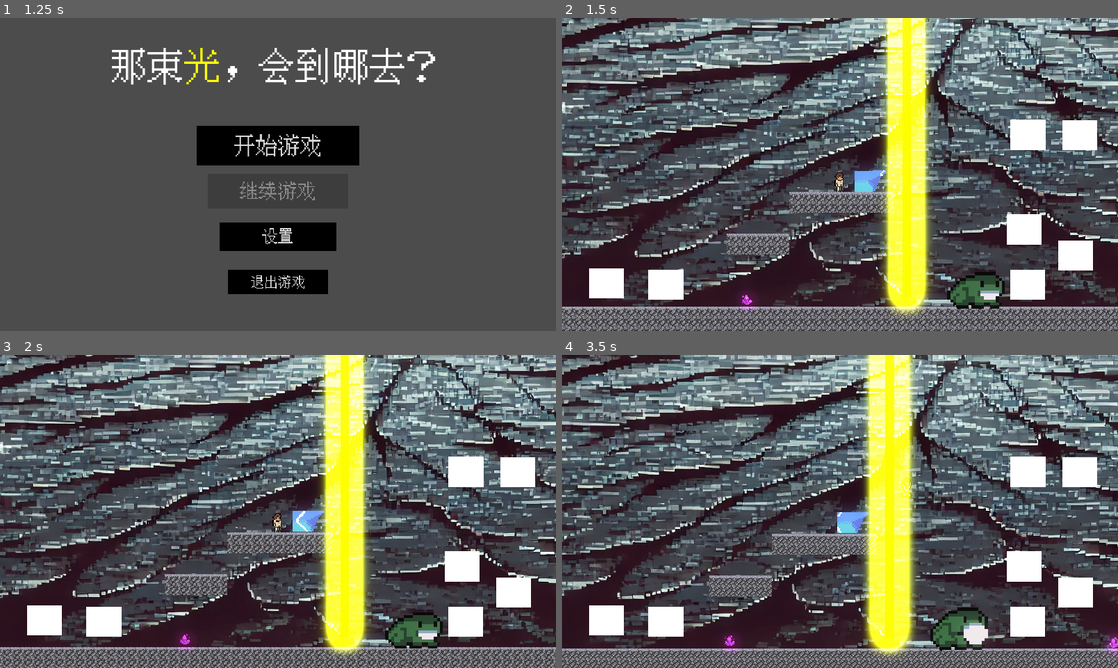
Above: before the commit, frames 1-4 (two rows, left to right).
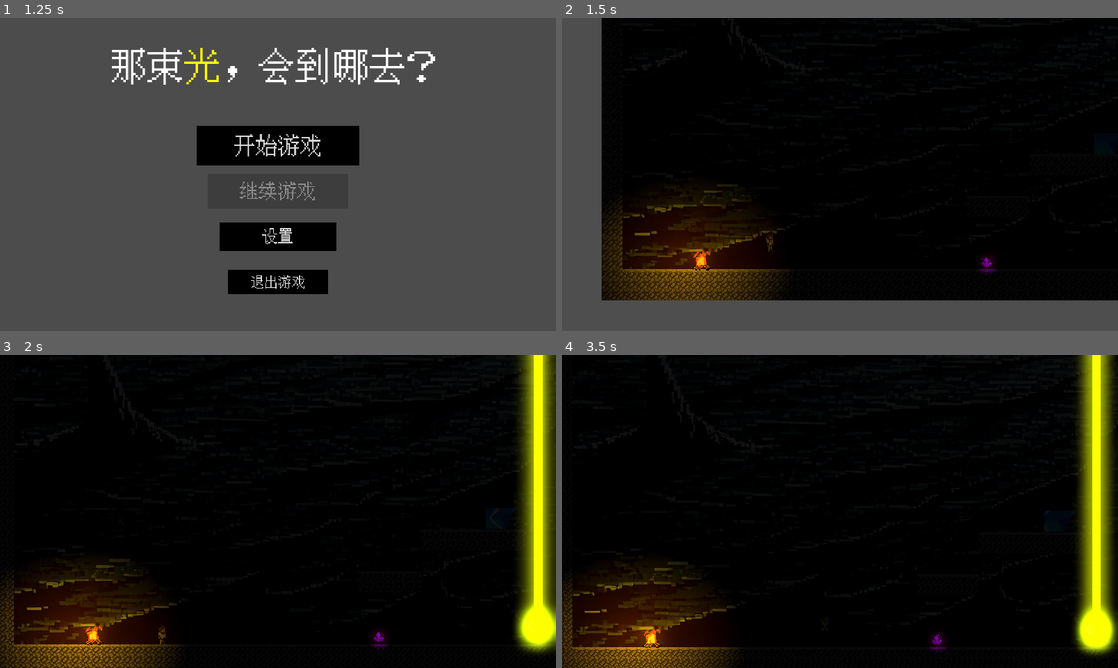
Above: after the commit, the same moments.

Repository: jingxin-anze/light-jump
Game: Godot game, scene res://Scenes/Ui/start_ui.tscn
Same seed, same stepped clock (60 frames per second), same inputs: the game is played once before the commit and once after it. Sound files missing from this copy of the repository are replaced by a short silence.
Inputs (mouse positions are in pixels of both pictures, inside the frame that each line leads up to):
- Up to frame 1 (1.25 s): click "开始游戏" at 0.5 s
- Up to frame 2 (1.5 s): click "开始游戏" at 1.25 s
- Up to frame 3 (2 s): no input
- Up to frame 4 (3.5 s): move the mouse to (962, 495) at 2.02 s; hold D (move_right) from 2.03 s (still down); tap J (attack) at 2.1 s; click (962, 495) at 2.17 s; tap K (jump) at 2.27, 3.02 s; move the mouse to (728, 527) at 2.77 s; tap Space (attack2) at 2.85 s

Frame 1 is identical in both runs. In frame 2, 96% of the frame differs, in the area x 0-100%, y 0-100%; in frame 3, 99%; in frame 4, 99%.

Commit message:
修了点bug

Diff:
--- a/Scenes/Level1/level_1.tscn
+++ b/Scenes/Level1/level_1.tscn
@@ -356,7 +356,7 @@
 
 [node name="Player" parent="." instance=ExtResource("2_bnyn2")]
 visibility_layer = 2
-position = Vector2(1101, 714)
+position = Vector2(390, 920)
 scale = Vector2(2, 2)
 SPEED = 170.0
 jump_height = 120.0
@@ -468,7 +468,6 @@
 collision_layer = 512
 
 [node name="CanvasModulate" type="CanvasModulate" parent="."]
-visible = false
 position = Vector2(0, -1)
 color = Color(0.08, 0.08, 0.08, 1)
 
--- a/Scenes/Level2/level_2.tscn
+++ b/Scenes/Level2/level_2.tscn
@@ -207,7 +207,7 @@
 [node name="Player" parent="." index="4"]
 position = Vector2(212, -52)
 
-[node name="Camera2D" parent="Player" index="6"]
+[node name="Camera2D" parent="Player" index="7"]
 visible = false
 zoom = Vector2(1.5, 1.5)
 limit_left = 0
@@ -219,6 +219,9 @@
 drag_vertical_enabled = true
 script = ExtResource("3_8tqgd")
 
+[node name="Loader" type="Node2D" parent="Player" index="8"]
+script = ExtResource("17_cna0w")
+
 [node name="Torch" type="Area2D" parent="Player/Torch" index="1"]
 position = Vector2(-21, -14)
 scale = Vector2(7, 7)
@@ -231,9 +234,6 @@
 shape = SubResource("CapsuleShape2D_1k3sn")
 debug_color = Color(0.747569, 0.406549, 0.579744, 0.42)
 
-[node name="Loader" type="Node2D" parent="Player" index="8"]
-script = ExtResource("17_cna0w")
-
 [node name="ChangeScene" parent="." index="5"]
 position = Vector2(2136, -79)
 next_scene = ExtResource("16_msu28")
--- a/Scenes/OvalMirror/oval_mirror.tscn
+++ b/Scenes/OvalMirror/oval_mirror.tscn
@@ -64,6 +64,16 @@
 radius = 6.36389
 height = 45.2549
 
+[sub_resource type="Gradient" id="Gradient_74pry"]
+offsets = PackedFloat32Array(0, 0.785714)
+colors = PackedColorArray(1, 1, 1, 1, 0, 0, 0, 1)
+
+[sub_resource type="GradientTexture2D" id="GradientTexture2D_kedkj"]
+gradient = SubResource("Gradient_74pry")
+fill = 1
+fill_from = Vector2(0.472477, 0.490826)
+fill_to = Vector2(0.825688, 0.137615)
+
 [node name="OvalMirror" type="AnimatedSprite2D" groups=["oval_mirror", "wheel"]]
 position = Vector2(1557, 46)
 rotation = -0.958186
@@ -78,3 +88,9 @@
 position = Vector2(-0.707105, 0.707109)
 shape = SubResource("CapsuleShape2D_oqbhp")
 debug_color = Color(0.842512, 0.32475, 0.521629, 0.42)
+
+[node name="PointLight2D" type="PointLight2D" parent="."]
+scale = Vector2(1.3, 1.3)
+color = Color(0.53459, 0.653633, 0.628639, 1)
+energy = 1.5
+texture = SubResource("GradientTexture2D_kedkj")
--- a/Scenes/Player/player.tscn
+++ b/Scenes/Player/player.tscn
@@ -357,6 +357,7 @@
 one_shot = true
 
 [node name="CanvasLayer" type="CanvasLayer" parent="."]
+visible = false
 
 [node name="MoveLeft" type="TouchScreenButton" parent="CanvasLayer"]
 position = Vector2(93, 864)
--- a/Scenes/Ui/start_ui.gd
+++ b/Scenes/Ui/start_ui.gd
@@ -12,11 +12,11 @@
 	ResourceSaver.save(data,"user://game_data.tres")
 
 func _on_start_pressed() -> void:
-	if not data.is_new_start:
+	if not data.is_new_start :
 		get_tree().change_scene_to_file("res://Scenes/Level1/level_1.tscn")
 	else:
 		%Cover.visible=true
-		get_tree().quit()
+
 
 func _on_contine_pressed() -> void:
 	var path:String
--- a/Scenes/mirror/mirror.tscn
+++ b/Scenes/mirror/mirror.tscn
@@ -1,6 +1,6 @@
 [gd_scene load_steps=13 format=3 uid="uid://df47f4mv64qih"]
 
-[ext_resource type="Texture2D" uid="uid://dm4hrk3i78y5i" path="res://Scenes/mirror/mirror-Sheet.png" id="1_ejote"]
+[ext_resource type="Texture2D" uid="uid://dm4hrk3i78y5i" path="res://Scenes/Mirror/mirror-Sheet.png" id="1_ejote"]
 [ext_resource type="Script" path="res://Scenes/mirror/Script/mirror.gd" id="1_wqxqr"]
 
 [sub_resource type="AtlasTexture" id="AtlasTexture_n6fhh"]
Not shown: 1 places in Scenes/Level1/level_1.tscn that only renumber resources
Not shown: 1 places in Scenes/OvalMirror/oval_mirror.tscn that only renumber resources
Not shown, changed: export_presets.cfg
